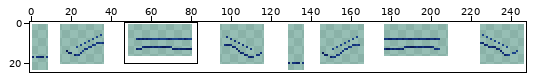
Edited in one commit: pixel-art file (src/trams/kumamoto/1080/kuma1080.aseprite). The picture above shows the old version from afar; the outline marks the close-up.
Close-up. The starting point:
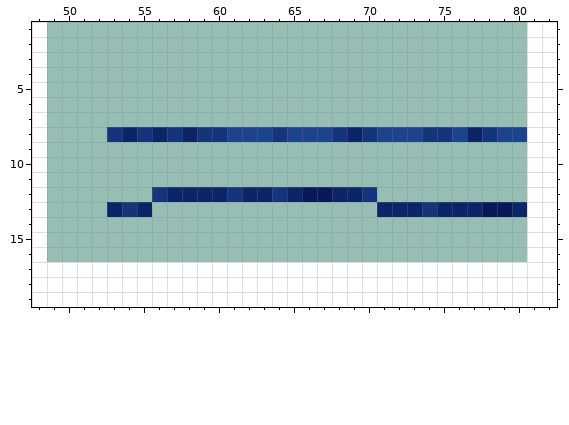
248x25 pixels, 1 frame. Colours within 5 levels of each other are drawn and written as one. Shown: x 48..82, y 1..19. The commit also changed other parts of the picture, which this record leaves out.
And afterwards:
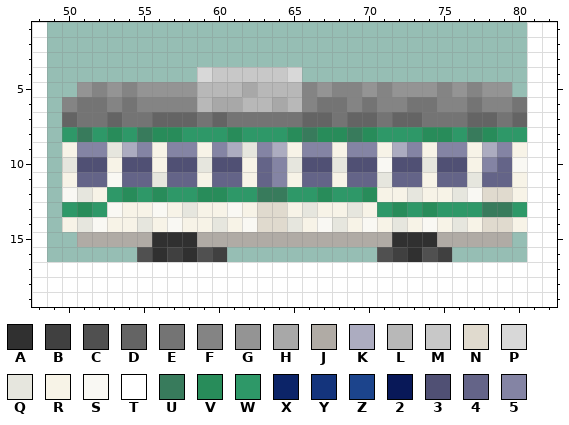
Palette (. is transparent): A #303030  B #404040  C #505050  D #646464  E #747474  F #848484  G #949494  H #a8a8a8  J #b0aba5  K #acacc0  L #b8b8b8  M #c8c8c8  N #e0dace  P #d8d8d8  Q #e6e6de  R #f7f3e7  S #f9f8f3  T #ffffff  U #387b5c  V #288c5a  W #2e9868  X #0c2468  Y #14347c  Z #1c448c  2 #081858  3 #505074  4 #646488  5 #8484a4
What changed:
layer "kuma1080" now shown
layer "Grey Box" now shown
layer "1cc" now hidden
@@ x 48..82 @@
  3 T................................TT
- 4 T................................TT
- 5 T................................TT
- 6 T................................TT
- 7 T................................TT
- 8 T....YXYXYXYYZZZYZZZYXYZZZYYZXYZZTT
- 9 T................................TT
-10 T................................TT
-11 T................................TT
-12 T.......YXXXXYXXYX22XXY..........TT
-13 T....XYX...............XXXYXXX22XTT
-14 T................................TT
-15 T................................TT
-16 T................................TT
+ 4 T..........PMMMMMP...............TT
+ 5 T..GFGFGGGGLLLHLLLFGFFGFGGGFGFGG.TT
+ 6 T.FEEFEFFFFLHHLLHLFEEFEFFEEFFEFFETT
+ 7 T.DEEDEEDDDEDEEEEEDDEDDEDDEEEDDEDTT
+ 8 T.WUWVWUVVWWWVWWWVUVVUVWWWVVWUVWWTT
+ 9 T.R55QK5R55R5KQ5KR55R55RK5R55RK5RTT
+10 T.Q33R33R33Q33R45Q33Q33S33Q33R54STT
+11 T.R44S44Q44R44R45R44R44Q44R44Q44RTT
+12 T.SQRWVWVWWVVWWUUWWVWWVRRQRRQSNNRTT
+13 T.WVWSRRSRQRRSRNNRQRRQRWVWVWWWUUWTT
+14 T.RQSRRQRSRRQRSNNQRSQRSRQRSRQRNNRTT
+15 T..JJJJJAAAJJJJJJJJJJJJJAAAJJJJJ.TT
+16 T......CABACB..........CBACB.....TT
 17 TTTTTTTTTTTTTTTTTTTTTTTTTTTTTTTTTTT
Boxes around the changes in both close-ups, in picture pixels (x1, y1, x2, y2):
changed: (62, 67, 527, 262)
